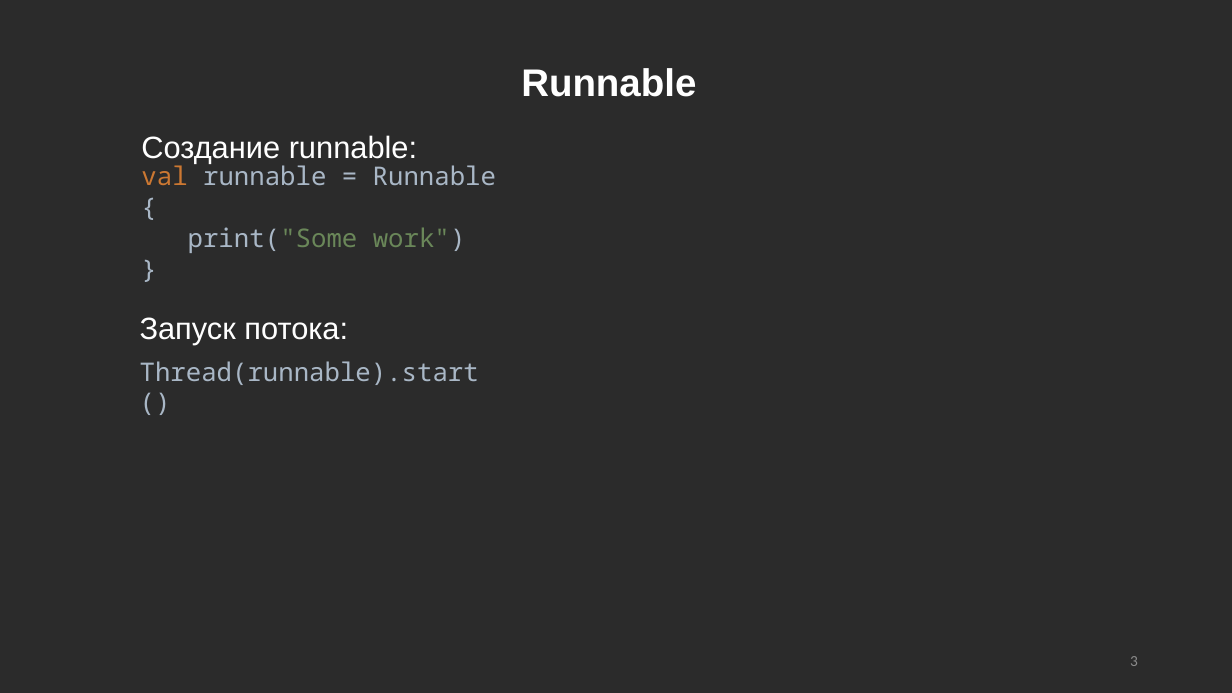
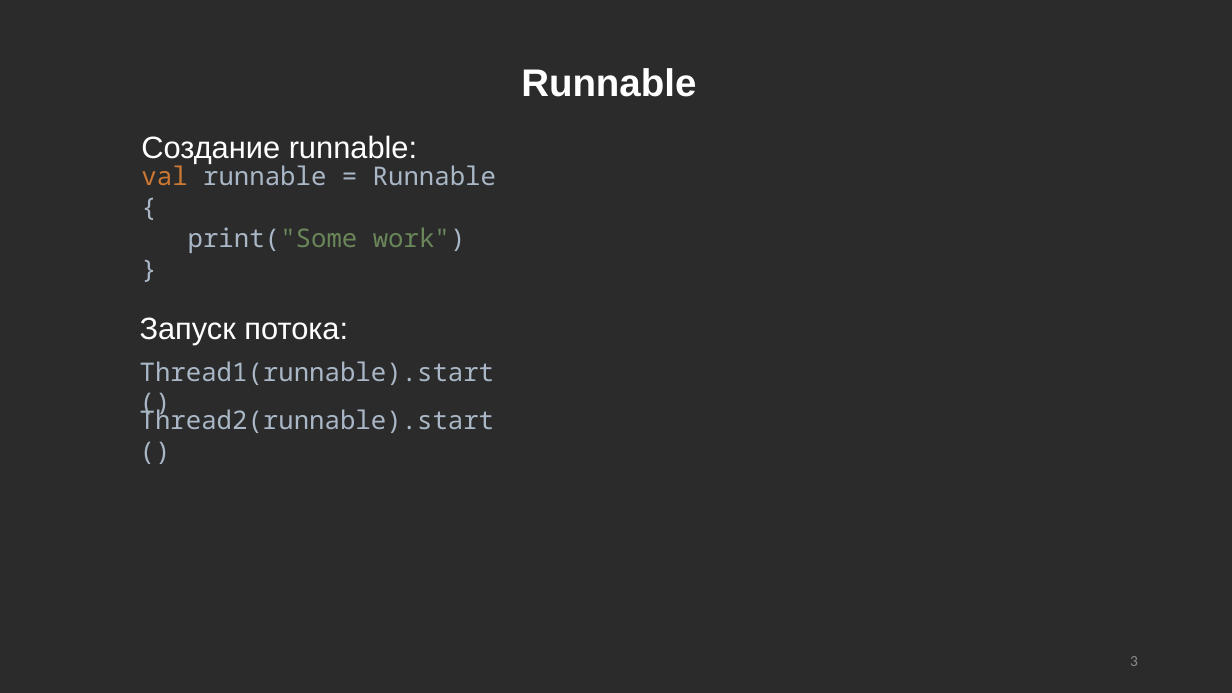
Before and after one commit to Andrey253/Multythread, a slide deck: slide 3 of Многопоточность.pptx. Drawn at 1232x693 pixels with LibreOffice and Linux fonts; fonts in the diff are those of the drawing. Boxes give left, top, right and bottom in pixels: in the first picture for what was removed or moved away, otherwise in the second. Text is boxed around its words. In the diff, an @@ line names an element or a change of style, - is before the commit and + after.

```diff
--- a/Многопоточность.pptx
+++ b/Многопоточность.pptx
@@ text at <box>140,361,495,385</box>: text changed @@
-Thread(runnable).start()
+Thread1(runnable).start()
@@ text added at <box>140,405,495,433</box>, 20 pt, text #A9B7C6 @@
+Thread2(runnable).start()
```
Also in this commit, not shown: 2 other slides changed, 1 slide added, 6 slides removed.
